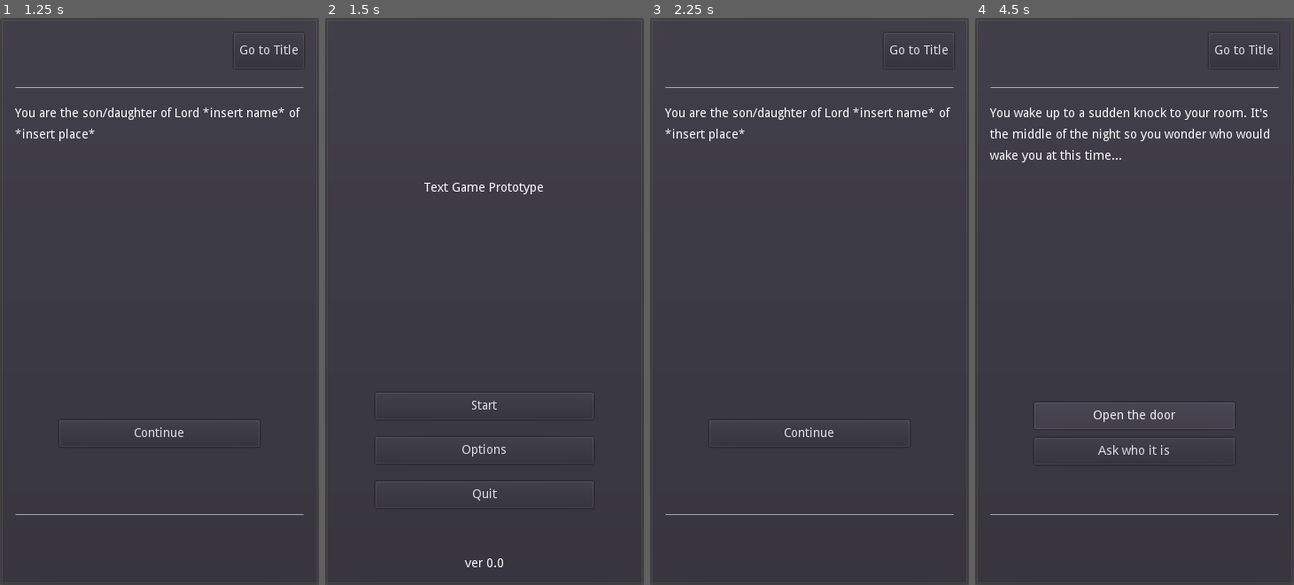
Above: before the commit, frames 1-4 (left to right).
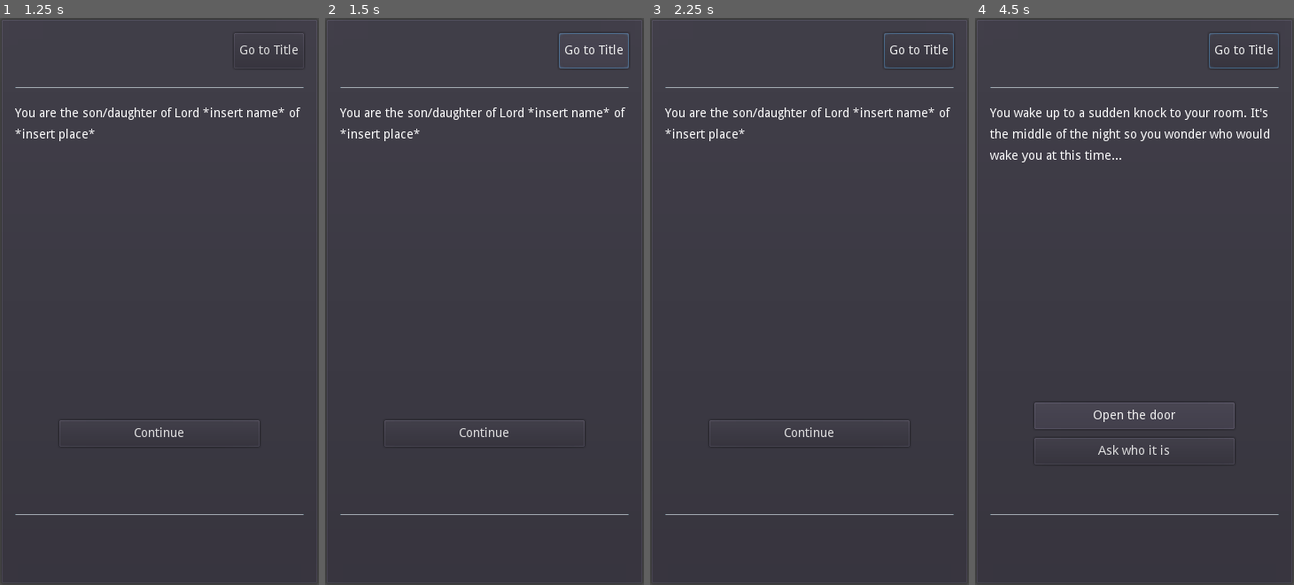
Above: after the commit, the same moments.

Repository: philipuriarte/A-Churchyard-of-Orphans
Game: Godot game, scene res://scenes/main.tscn
The game is run twice, just before and just after one commit, with the same random seed, the same clock (stepped at 60 frames per second) and the same inputs.
Inputs (mouse positions are in pixels of both pictures, inside the frame that each line leads up to):
- Up to frame 1 (1.25 s): click "Start" at 0.5 s
- Up to frame 2 (1.5 s): click "Go to Title" at 1.25 s
- Up to frame 3 (2.25 s): click (809, 403) at 2 s, where only the run before the commit has a clickable "Start"
- Up to frame 4 (4.5 s): click "Go to Title" at 2.75 s; click (1134, 403) at 3.5 s, where only the run before the commit has a clickable "Start"; click "Continue" at 4.25 s

Frame 1 is identical in both runs. In frame 2, 2.3% of the frame differs, in the area x 4-96%, y 2-97%; in frame 3, 0.1%; in frame 4, 0.1%.

Commit message:
Remove TitleButton signal in game_screen.tscn

Diff:
--- a/scenes/game_screen.tscn
+++ b/scenes/game_screen.tscn
@@ -68,5 +68,3 @@
 margin_right = 326.0
 margin_bottom = 606.0
 rect_min_size = Vector2( 0, 40 )
-
-[connection signal="pressed" from="MarginContainer/MainCointainer/TopContainer/TitleButton" to="." method="_on_TitleButton_pressed"]
